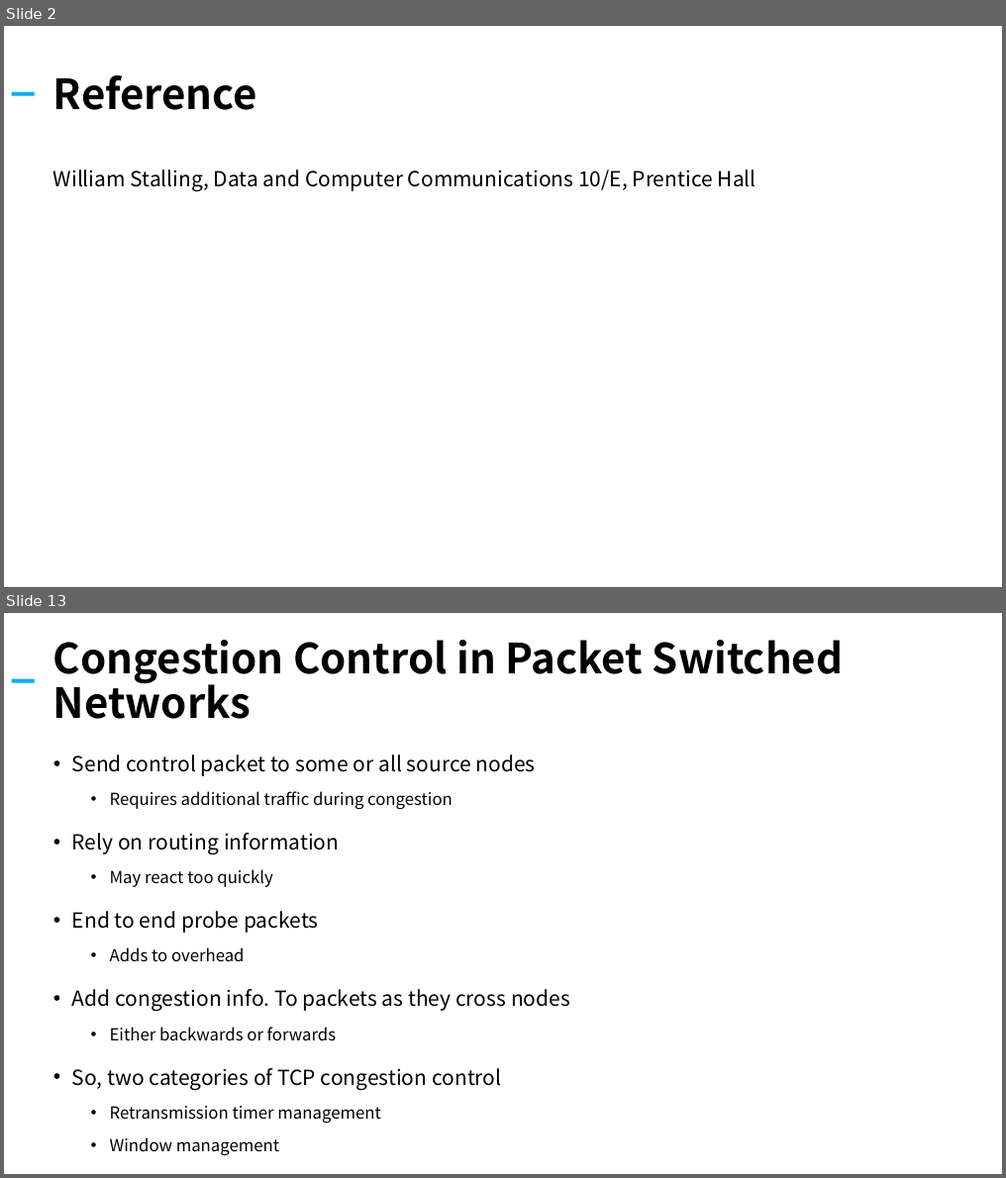
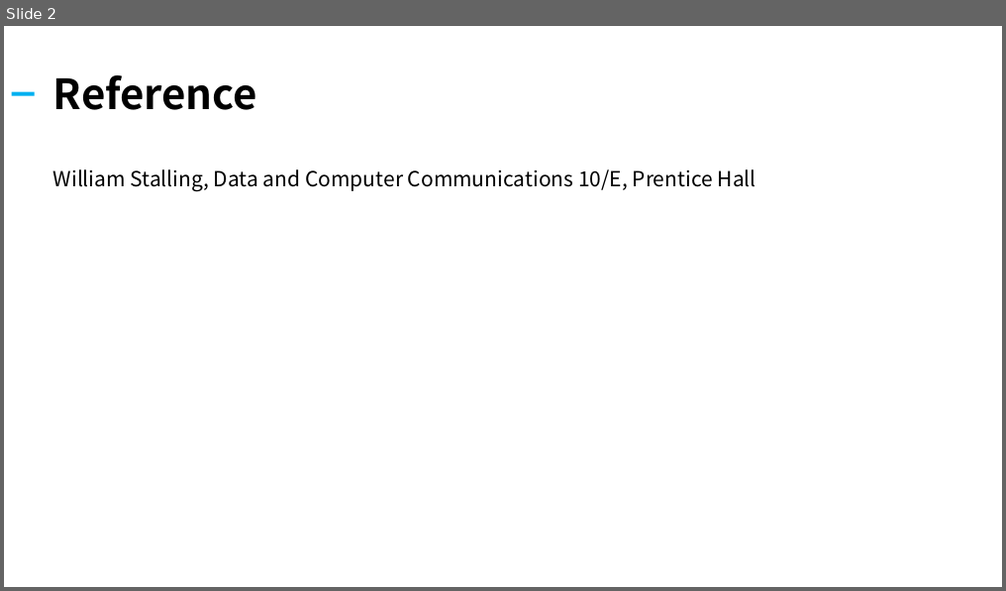
Before and after one commit to kiku99/AWS, a slide deck: Network/12. Network Internet Application.pptx. Shown one above the other, each under a label of ours: slides 2 and 13 before the commit, slide 2 after it; the slides between them are not shown. The pictures are 1006x1178 and 1006x591 pixels, drawn with LibreOffice and Linux fonts; fonts in the diff are those of the drawing. Boxes give left, top, right and bottom in pixels: in the first picture for what was removed or moved away, otherwise in the second. Text is boxed around its words. In the diff, an @@ line names an element or a change of style, - is before the commit and + after.

Commit message:
add network

```diff
--- a/Network/12. Network Internet Application.pptx
+++ b/Network/12. Network Internet Application.pptx
@@ slide 13 removed at (4,613,1002,1174), background #FFFFFF @@
@@ title removed at (54,640,843,719) @@
-Congestion Control in Packet Switched Networks
@@ rectangle removed at (12,679,35,682) @@
@@ text removed at (72,755,570,1157) @@
-• Send control packet to some or all source nodes
-  • Requires additional traffic during congestion
-• Rely on routing information
-  • May react too quickly
-• End to end probe packets
-  • Adds to overhead
-• Add congestion info. To packets as they cross nodes
-  • Either backwards or forwards
-• So, two categories of TCP congestion control
-  • Retransmission timer management
-  • Window management
```
Also in this commit, not shown: 1 slide changed, 21 slides added, 19 other slides removed, 1 other file.
